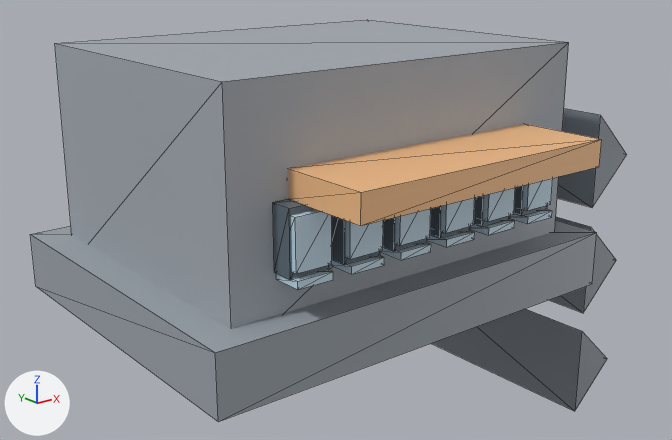
What one commit did to the glTF model models/gym.glb.
One viewpoint serves both versions: a 50 mm lens placed at (-1.541, -2.024, 1.474), pointed at (0.105, 0.033, 0.651). Lighting does not change. The marker at lower left points along +X, +Y and +Z. The picture after the commit comes second. Mesh edges are drawn as thin lines. Where no turn or scale is listed for an object, it has been applied to the vertices.

Objects in the first picture: 'geometry_0'.
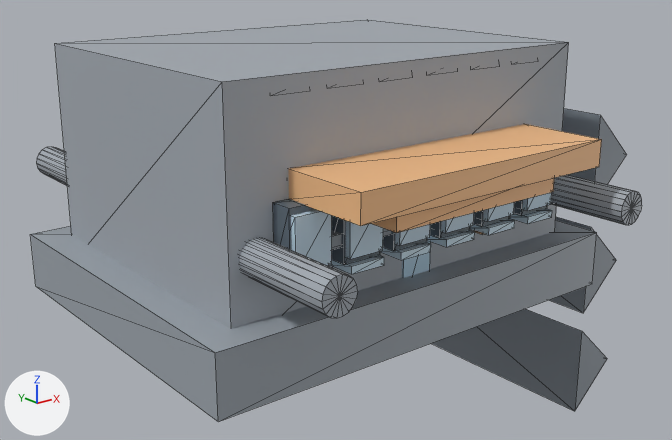
Pixel boxes [x1, y1, x2, y2] of what changed, in the pictures (672 x 440 px):
```json
{"object": "geometry_0", "change": "reshaped", "before": [30, 19, 627, 422], "after": [30, 19, 642, 422]}
{"part": 1, "of": "me_geometry_0", "change": "added", "after": [402, 240, 431, 278], "on screen": "blue"}
{"part": 2, "of": "me_geometry_0", "change": "added", "after": [371, 178, 554, 233], "on screen": "brown"}
{"part": 3, "of": "me_geometry_0", "change": "added", "after": [36, 147, 67, 185]}
{"part": 4, "of": "me_geometry_0", "change": "added", "after": [239, 237, 357, 319]}
{"part": 5, "of": "me_geometry_0", "change": "added", "after": [551, 175, 642, 225]}
{"part": 6, "of": "me_geometry_0", "change": "added", "after": [274, 228, 391, 250], "on screen": "mostly hidden"}
```

The change, as JSON lines over the scene's bpy script:
```json
{"block": "me_geometry_0", "where": "# used by ob_geometry_0; location = (0.0, 0.0, 0.0)"}
{"op": "remove", "block": "me_geometry_0", "code": "me_geometry_0.from_pydata(...)  # 186 vertices, 276 faces; spans x -0.64..0.87, y -0.67..0.5, z 0.0..1.18"}
{"op": "add", "block": "me_geometry_0", "code": "me_geometry_0.from_pydata(...)  # 450 vertices, 732 faces; spans x -0.64..0.87, y -0.71..0.71, z 0.0..1.18"}
{"block": "me_geometry_0", "change": "me_geometry_0 part 1: a new loose piece, a box spanning x -0.046..0.046, y -0.425..-0.375, z 0.545..0.81, in mat_defaultmaterial"}
{"block": "me_geometry_0", "change": "me_geometry_0 part 2: a new loose piece, a box spanning x -0.26..0.26, y -0.63..-0.37, z 0.855..0.905, in mat_defaultmaterial"}
{"block": "me_geometry_0", "change": "me_geometry_0 part 3: a new loose piece, an 18-sided cylinder along y spanning x -0.525..-0.435, y 0.09..0.71, z 0.746..0.834, in mat_defaultmaterial"}
{"block": "me_geometry_0", "change": "me_geometry_0 part 4: a new loose piece, an 18-sided cylinder along y spanning x -0.525..-0.435, y -0.71..-0.09, z 0.746..0.834, in mat_defaultmaterial"}
{"block": "me_geometry_0", "change": "me_geometry_0 part 5: a new loose piece, an 18-sided cylinder along y spanning x 0.435..0.525, y -0.71..-0.09, z 0.746..0.834, in mat_defaultmaterial"}
{"block": "me_geometry_0", "change": "me_geometry_0 part 6: a new loose piece, a box spanning x -0.48..0.48, y -0.47..-0.41, z 0.784..0.816, in mat_defaultmaterial"}
{"block": "me_geometry_0", "change": "other edits to the shape of me_geometry_0 do not show in these pictures"}
```
